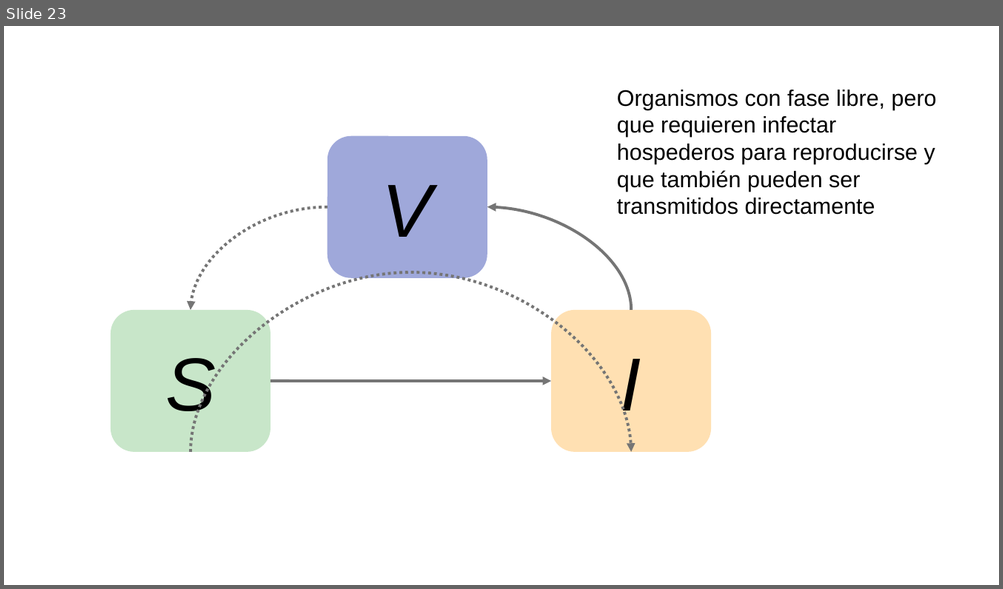
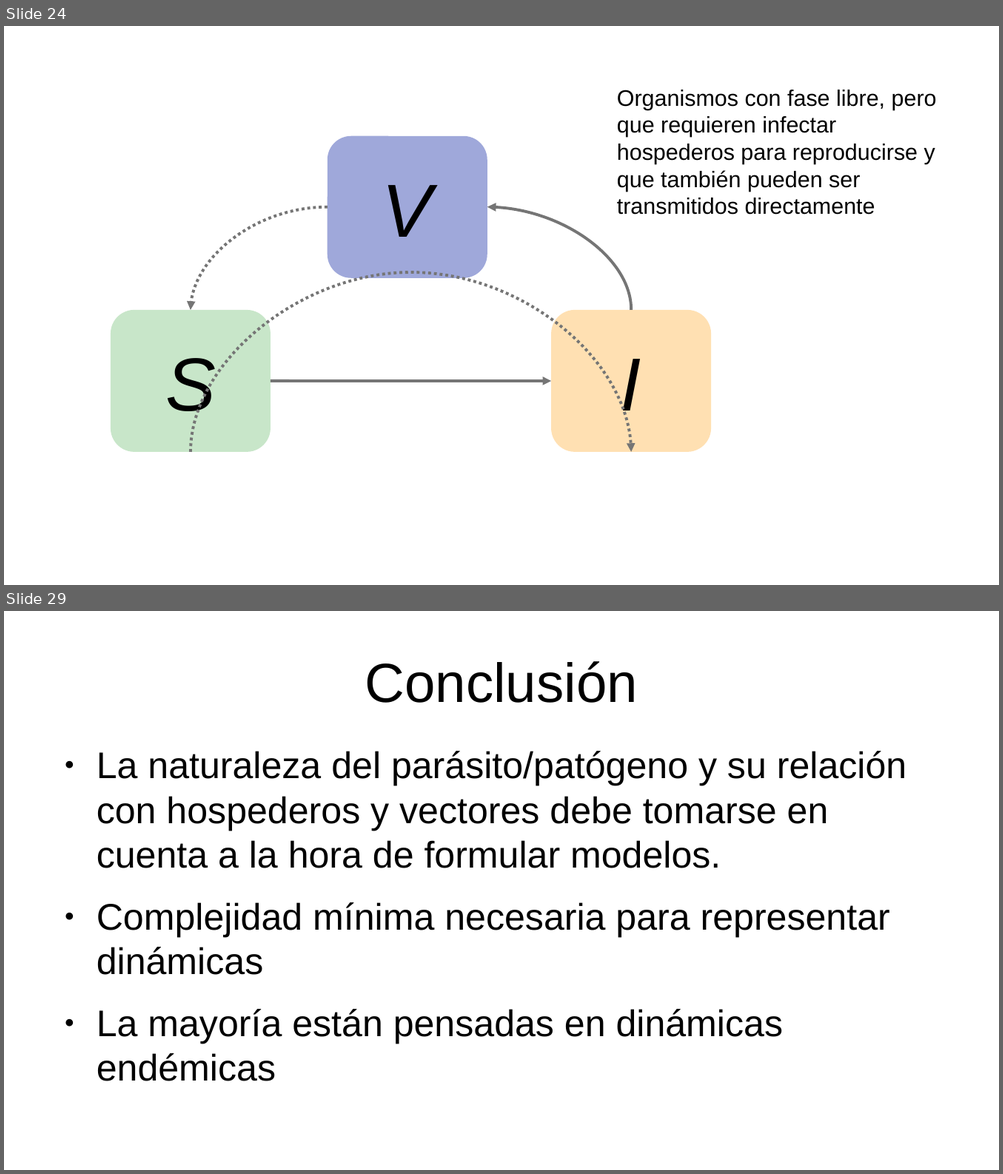
Before and after one commit to gerardommc/Ecologia-Teorica, a slide deck: Diversidad-enfermedades-infecciones.odp. Shown one above the other, each under a label of ours: slide 23 before the commit, slides 24 and 29 after it; the slides between them are not shown. The pictures are 1003x589 and 1003x1174 pixels, drawn with LibreOffice and Linux fonts; fonts in the diff are those of the drawing. Boxes give left, top, right and bottom in pixels: in the first picture for what was removed or moved away, otherwise in the second. Text is boxed around its words. In the diff, an @@ line names an element or a change of style, - is before the commit and + after.

```diff
--- a/Diversidad-enfermedades-infecciones.odp
+++ b/Diversidad-enfermedades-infecciones.odp
@@ slide 29 added at (x1=4, y1=611, x2=999, y2=1170), background #FFFFFF @@
@@ title added at (x1=364, y1=661, x2=637, y2=703), 44 pt, text #000000 @@
+Conclusión
@@ text added at (x1=96, y1=751, x2=906, y2=1082), 29.6 pt, text #000000 @@
+● La naturaleza del parásito/patógeno y su relación con hospederos y vectores debe tomarse en cuenta a la hora de formular modelos.
+● Complejidad mínima necesaria para representar dinámicas
+● La mayoría están pensadas en dinámicas endémicas
@@ what was slide 23 is now slide 24 @@
```
Also in this commit, not shown: 1 slide changed, 5 other slides added, 2 other files.
